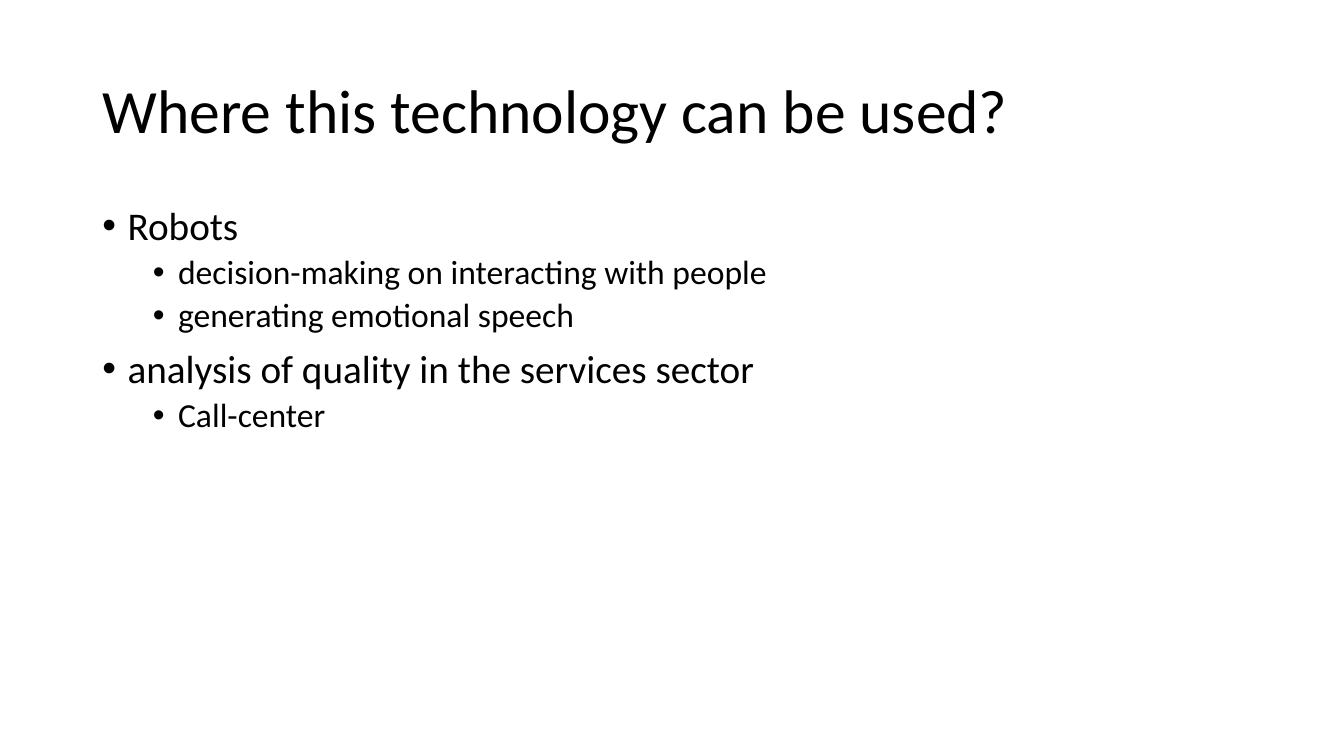
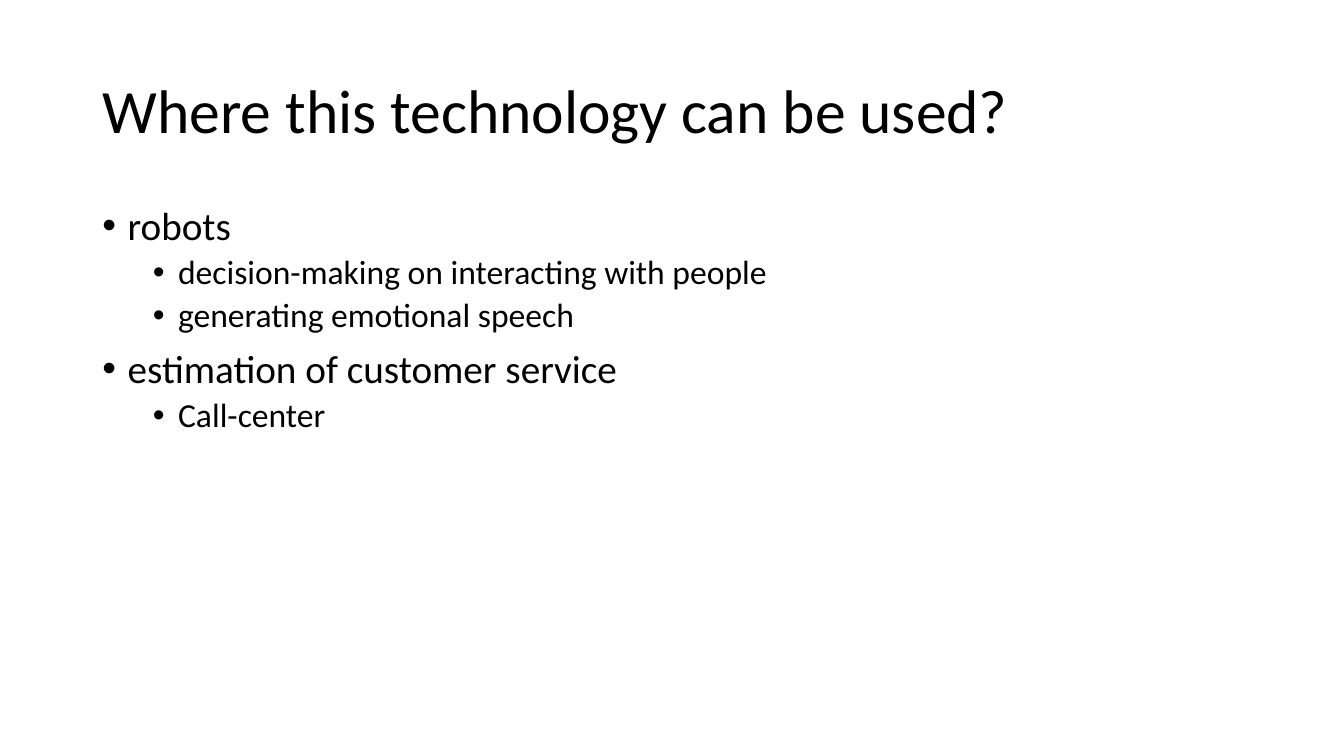
Before and after one commit to aydar-musin/Thesis, a slide deck: slide 4 of Thesis.pptx. Drawn at 1344x756 pixels with LibreOffice and Linux fonts; fonts in the diff are those of the drawing. Boxes give left, top, right and bottom in pixels: in the first picture for what was removed or moved away, otherwise in the second. Text is boxed around its words. In the diff, an @@ line names an element or a change of style, - is before the commit and + after.

```diff
--- a/Thesis.pptx
+++ b/Thesis.pptx
@@ text at (128,212,231,241): text changed @@
-• Robots
+• robots
@@ text at (128,356,616,384): text changed @@
-• analysis of quality in the services sector
+• estimation of customer service
```
Also in this commit, not shown: 13 other slides changed, 14 slides added, 3 slides removed, 30 other files.
